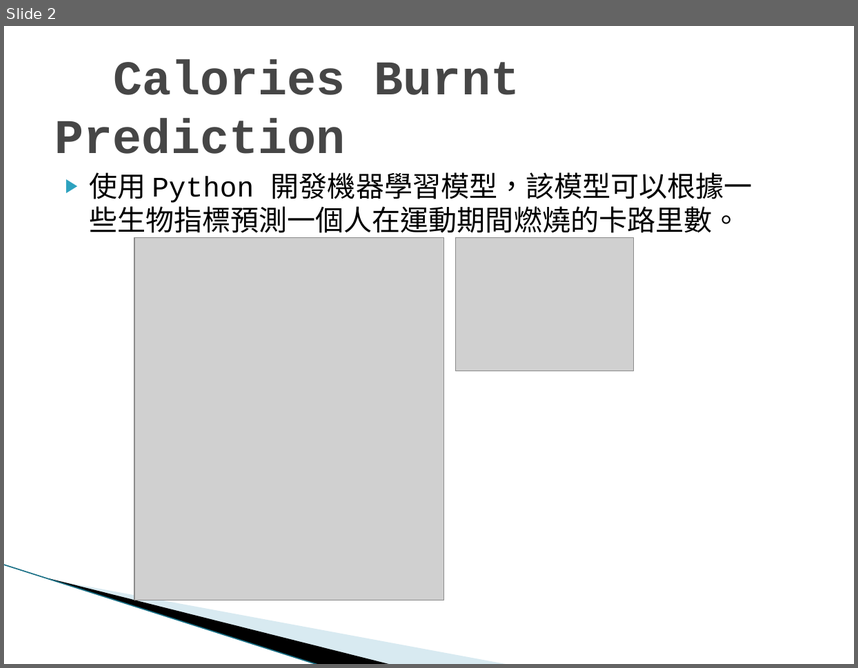
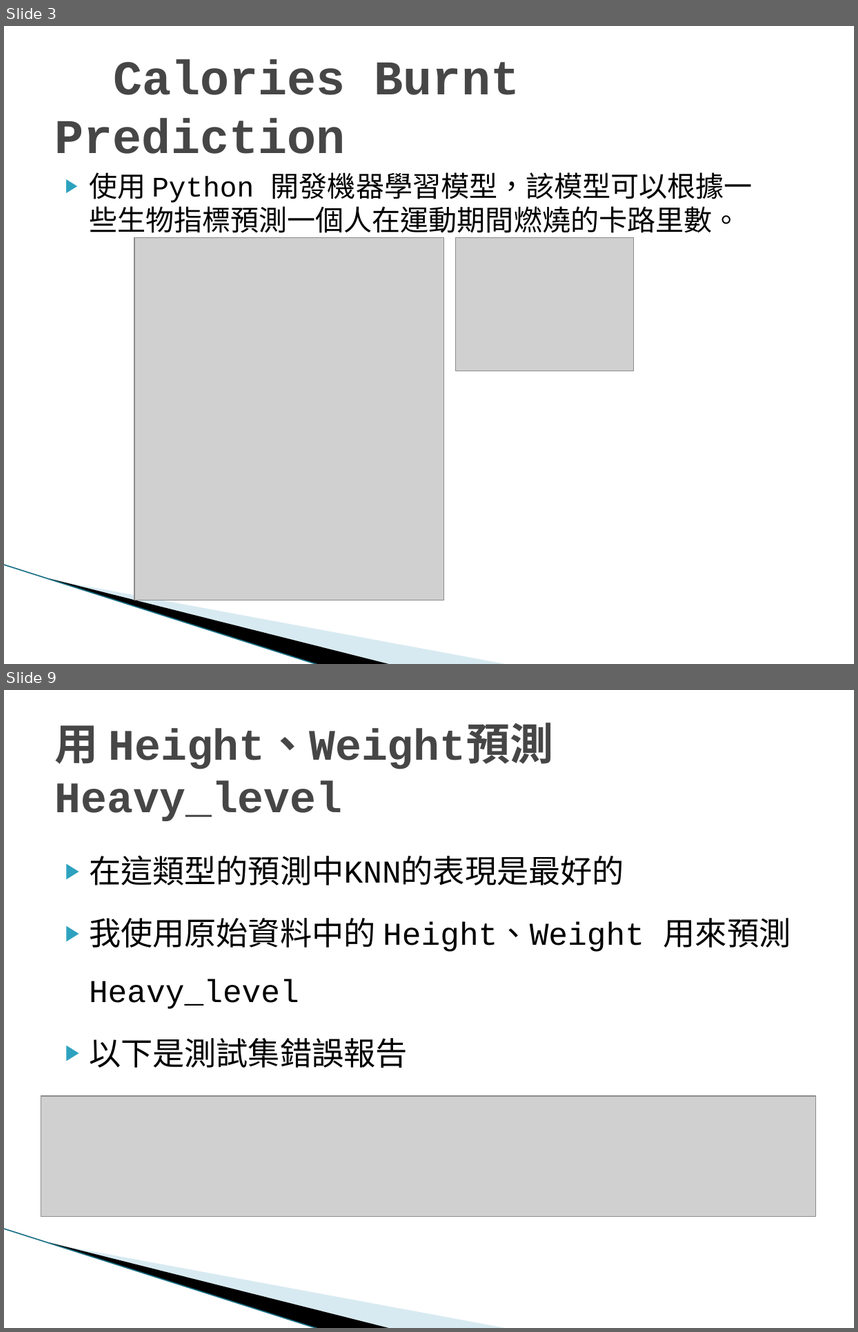
Before and after one commit to kyss0311/IMLP433, a slide deck: final/imlp433楊閎富.pptx. Shown one above the other, each under a label of ours: slide 2 before the commit, slides 3 and 9 after it; the slides between them are not shown. The pictures are 858x668 and 858x1332 pixels, drawn with LibreOffice and Linux fonts; fonts in the diff are those of the drawing; grey boxes stand for pictures; background and template pictures are left out. Boxes give left, top, right and bottom in pixels: in the first picture for what was removed or moved away, otherwise in the second. Text is boxed around its words. In the diff, an @@ line names an element or a change of style, - is before the commit and + after.

```diff
--- a/final/imlp433楊閎富.pptx
+++ b/final/imlp433楊閎富.pptx
@@ slide 9 added at [4, 690, 854, 1328], background #FFFFFF; not listed: 3 template elements that a slide beside it also shows @@
@@ title added at [55, 725, 553, 821], 36.9 pt, text #464646, bold @@
+用 Height、Weight預測Heavy_level
@@ text added at [89, 856, 644, 1067], 27 pt, text #000000 @@
+▶ 在這類型的預測中KNN的表現是最好的
+▶ 我使用原始資料中的 Height、Weight 用來預測 Heavy_level
+▶ 以下是測試集錯誤報告
@@ picture added at [41, 1096, 815, 1216] @@
@@ what was slide 2 is now slide 3 @@
```
Also in this commit, not shown: 2 slides changed, 9 other slides added, 21 other files.
